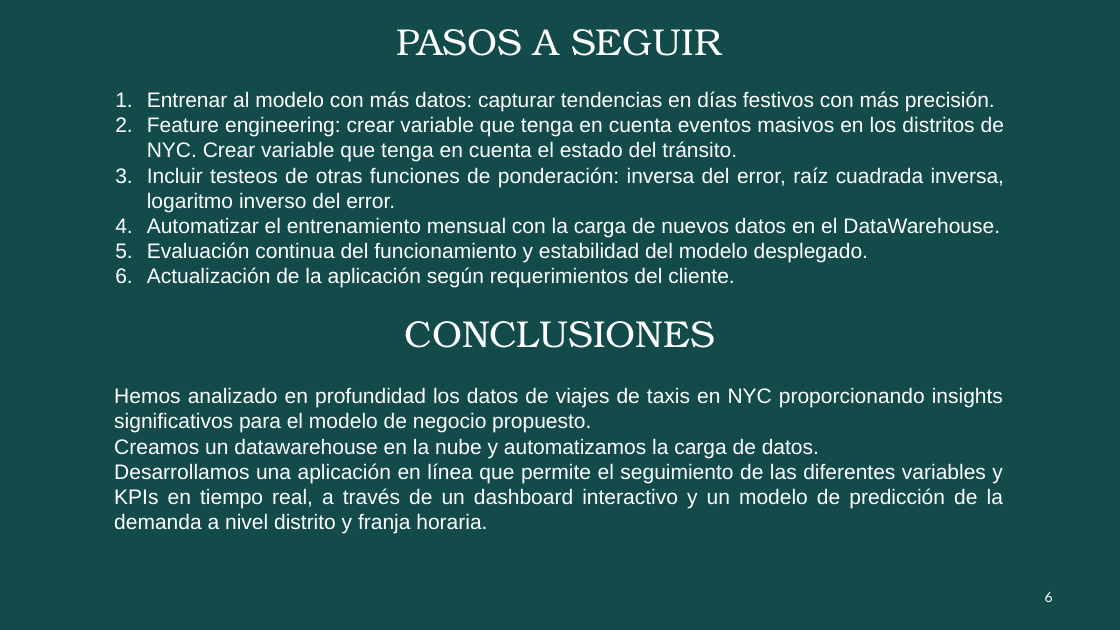
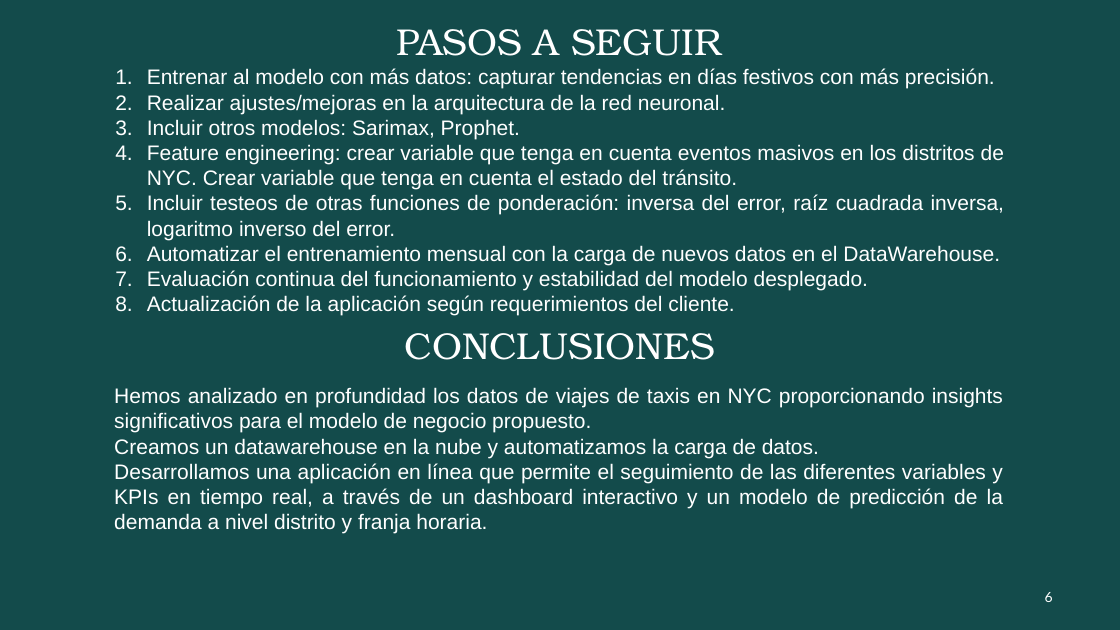
Before and after one commit to R4F43LB/EcoTaxisNYC, a slide deck: slide 6 of Documentación/EcoTaxisNYC_Sp3.pptx. Drawn at 1120x630 pixels with LibreOffice and Linux fonts; fonts in the diff are those of the drawing. Boxes give left, top, right and bottom in pixels: in the first picture for what was removed or moved away, otherwise in the second. Text is boxed around its words. In the diff, an @@ line names an element or a change of style, - is before the commit and + after.

```diff
--- a/Documentación/EcoTaxisNYC_Sp3.pptx
+++ b/Documentación/EcoTaxisNYC_Sp3.pptx
@@ text "Entrenar al modelo con más ...": place and size @@
-text "Entrenar al modelo con más ..." at bbox=[147, 91, 1004, 288]
+text "Entrenar al modelo con más ..." at bbox=[147, 68, 1004, 316]
@@ text at bbox=[147, 94, 726, 139]: paragraphs added @@
+2. Realizar ajustes/mejoras en la arquitectura de la red neuronal.
+3. Incluir otros modelos: Sarimax, Prophet.
@@ text "CONCLUSIONES": place and size @@
-text "CONCLUSIONES" at bbox=[405, 321, 715, 348]
+text "CONCLUSIONES" at bbox=[405, 333, 715, 360]
```
Also in this commit, not shown: 1 other file.
